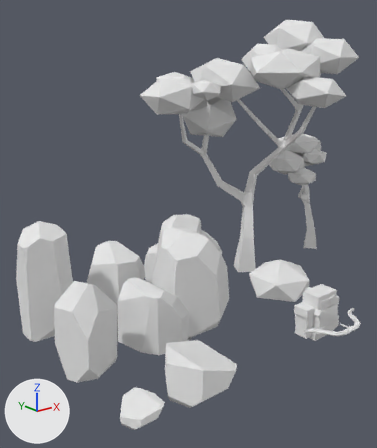
A saved change to the Blender file multiplayer_assets.blend.
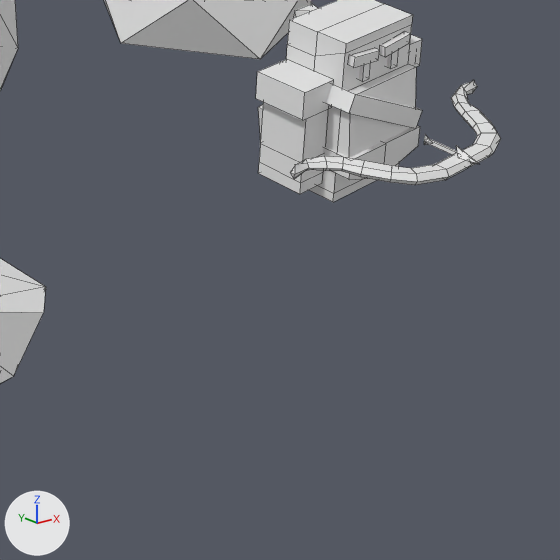
Each version is shown whole from a 50 mm lens placed at (-8.18, -5.94, 5.43), pointed at (-1.09, 2.91, 1.89), then close up on the part from 60% to 100% of the width and 64% to 98% of the height. Lighting does not change. The marker at lower left points along +X, +Y and +Z. The close-ups show mesh edges as thin lines.

Objects in the first close-up: 'Bow_archer', 'Rock_ground_big', 'Rock_group_1', 'archer', 'bush_1'.
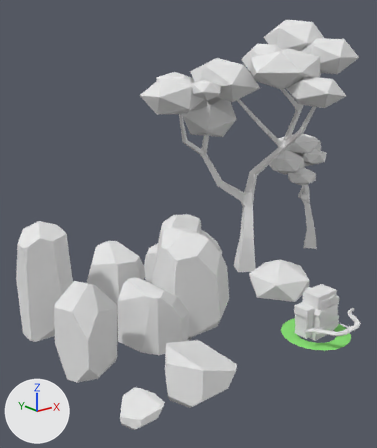
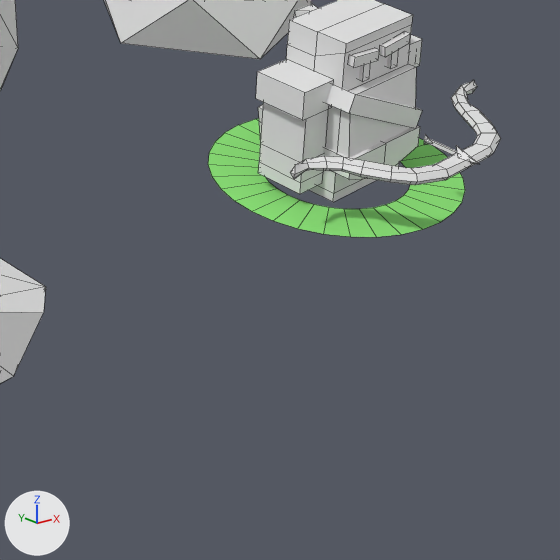
Where the change shows, as pixel boxes [x1, y1, x2, y2] in the close-ups (560 x 560 px):
'selector', added (green)
    after: [208, 118, 465, 237]

Edits to the bpy script that builds the scene:
```text
Add mat_selector:
    mat_selector = diffuse_material('selector')
    mat_selector.base_color = (0.281, 0.8, 0.201)  # green #90e77c
Add me_circle:
    me_circle.from_pydata(...)  # 64 vertices, 32 faces; spans x -0.713..0.713, y -0.686..0.739, z 0.0
    me_circle.materials.append(mat_selector)  # green #90e77c
Add ob_selector:
    ob_selector = bpy.data.objects.new('selector', me_circle)
    ob_selector.location = (0.0, 0.0, 0.0)
```
